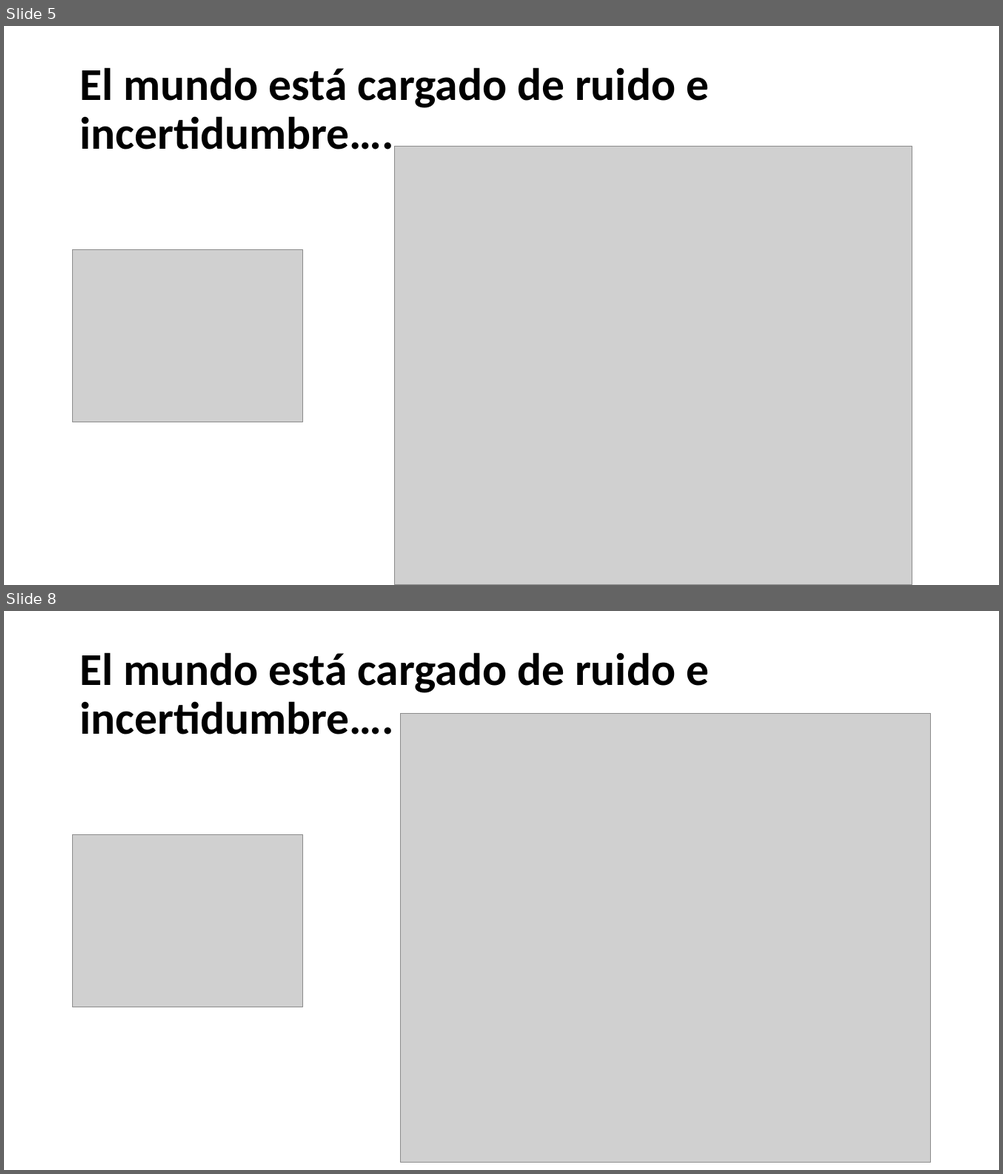
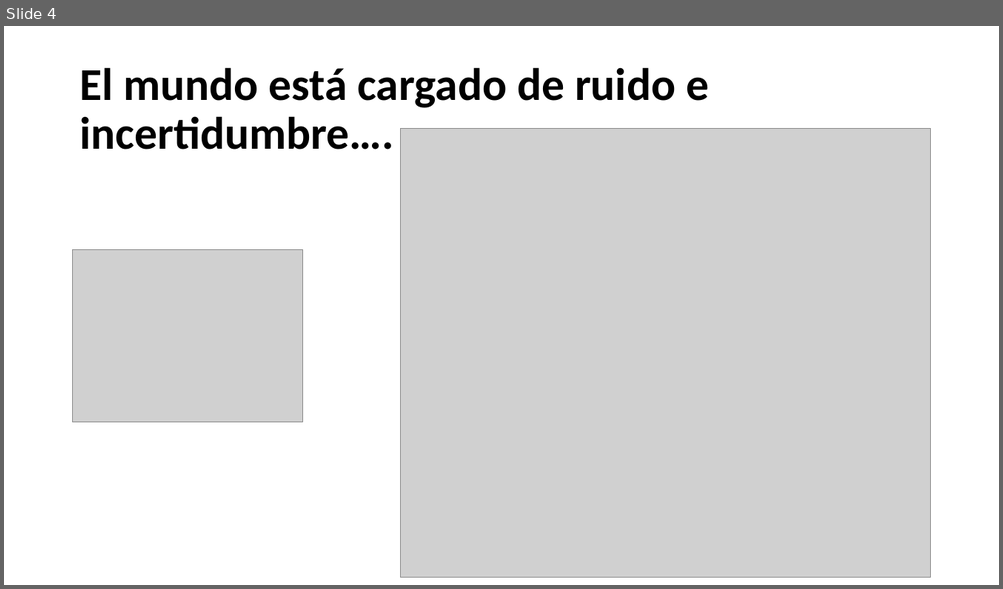
Before and after one commit to Adrifelcha/Adrifelcha, a slide deck: Tesis/Presentaciones/FINAL_Seminario.pptx. Shown one above the other, each under a label of ours: slides 5 and 8 before the commit, slide 4 after it; the slides between them are not shown. The pictures are 1003x1174 and 1003x589 pixels, drawn with LibreOffice and Linux fonts; fonts in the diff are those of the drawing; grey boxes stand for pictures. Boxes give left, top, right and bottom in pixels: in the first picture for what was removed or moved away, otherwise in the second. Text is boxed around its words. In the diff, an @@ line names an element or a change of style, - is before the commit and + after.

```diff
--- a/Tesis/Presentaciones/FINAL_Seminario.pptx
+++ b/Tesis/Presentaciones/FINAL_Seminario.pptx
@@ slide 5 removed at (4, 26, 999, 585), background #FFFFFF @@
@@ title removed at (79, 67, 708, 150) @@
-El mundo está cargado de ruido e incertidumbre….
@@ picture removed at (395, 146, 912, 585) @@
@@ picture removed at (73, 249, 302, 423) @@
@@ what was slide 8 is now slide 4 @@
```
Also in this commit, not shown: 14 slides changed, 8 slides added, 16 other slides removed, 1 other file.
